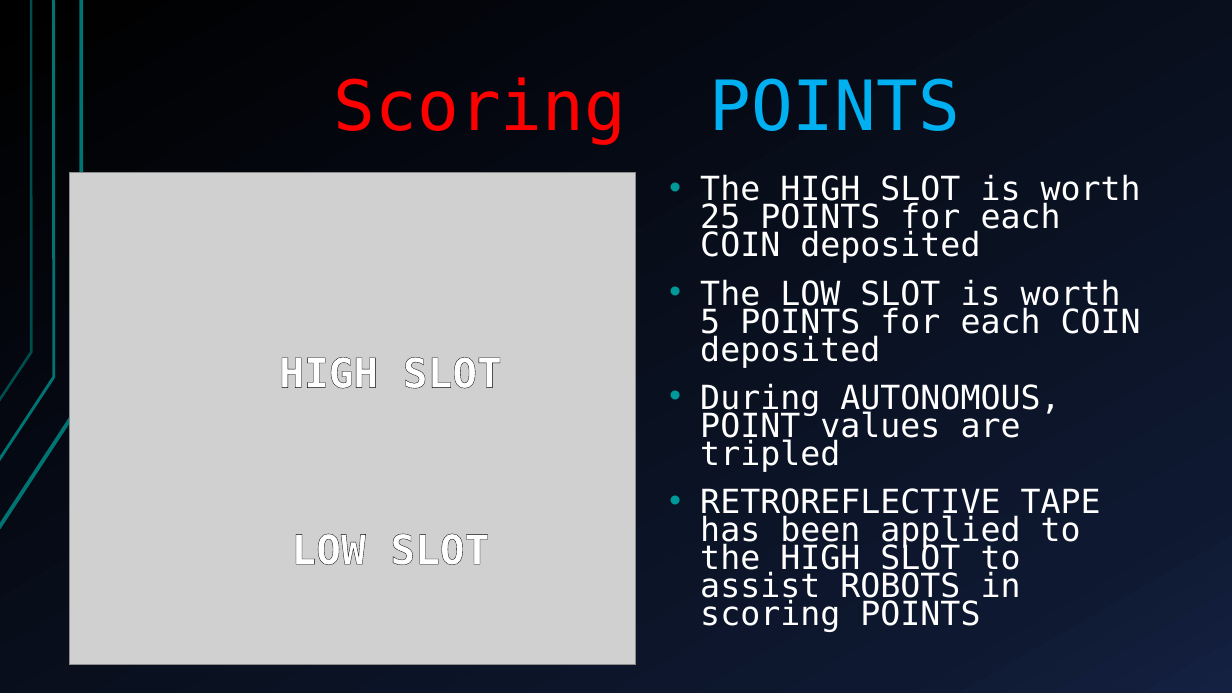
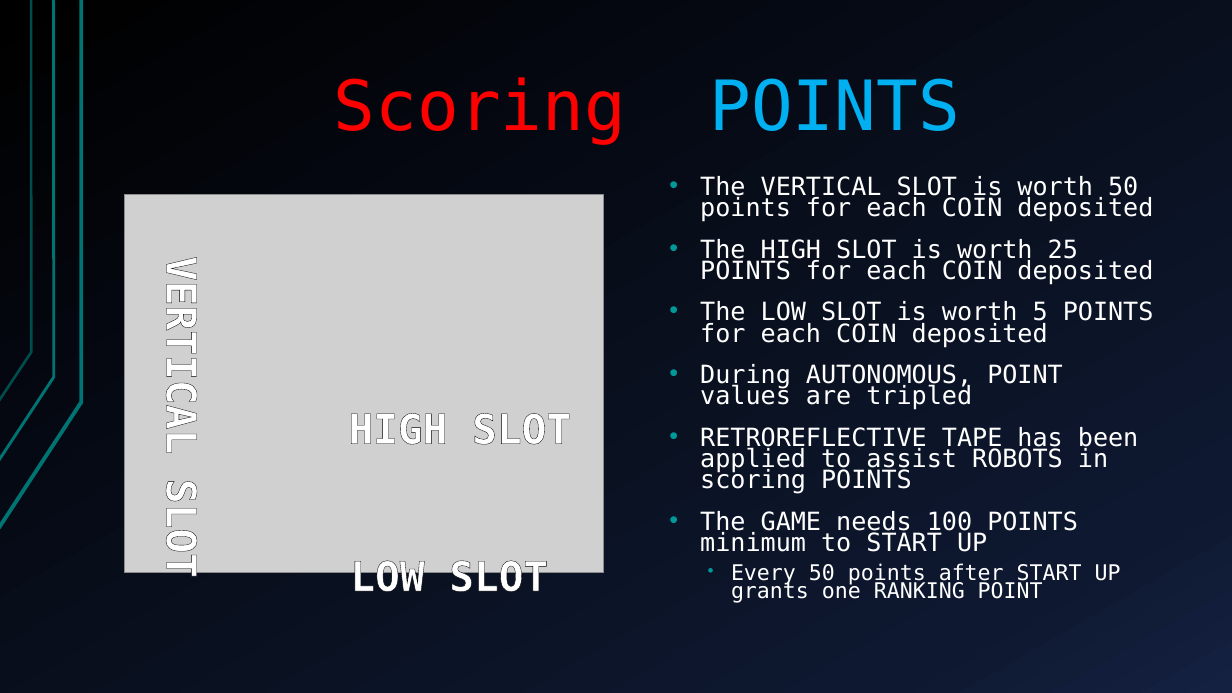
Before and after one commit to Techbrick/PowerPREP, a slide deck: slide 3 of Power PREP.pptx. Drawn at 1232x693 pixels with LibreOffice and Linux fonts; fonts in the diff are those of the drawing; grey boxes stand for pictures. Boxes give left, top, right and bottom in pixels: in the first picture for what was removed or moved away, otherwise in the second. Text is boxed around its words. In the diff, an @@ line names an element or a change of style, - is before the commit and + after.

```diff
--- a/Power PREP.pptx
+++ b/Power PREP.pptx
@@ text at box(700, 176, 1153, 222): paragraph added @@
+• The VERTICAL SLOT is worth 50 points for each COIN deposited
@@ picture: place and size @@
-picture at box(69, 173, 636, 665)
+picture at box(124, 195, 604, 573)
@@ text at box(700, 239, 1154, 410): size 25.9 to 19.6 pt in "The HIGH SLOT is worth 25 POINTS ...", "The LOW SLOT is worth 5 POINTS ...", "During AUTONOMOUS, POINT values are tripled" @@
@@ text added at box(157, 275, 205, 575), 32 pt, text #FFFFFF, bold @@
+VERTICAL SLOT
@@ text "HIGH SLOT": place and size @@
-text "HIGH SLOT" at box(279, 357, 502, 389)
+text "HIGH SLOT" at box(349, 413, 571, 445)
@@ text at box(700, 427, 1138, 603): text changed; size 25.9 to 19.6 pt @@
-• RETROREFLECTIVE TAPE has been applied to the HIGH SLOT to assist ROBOTS in scoring POINTS
+• RETROREFLECTIVE TAPE has been applied to assist ROBOTS in scoring POINTS
+• The GAME needs 100 POINTS minimum to START UP
+  • Every 50 points after START UP grants one RANKING POINT
@@ text "LOW SLOT" rewrapped from box(291, 533, 489, 565) to box(350, 557, 548, 600) @@
```
Also in this commit, not shown: 2 other slides changed, 8 other files.
